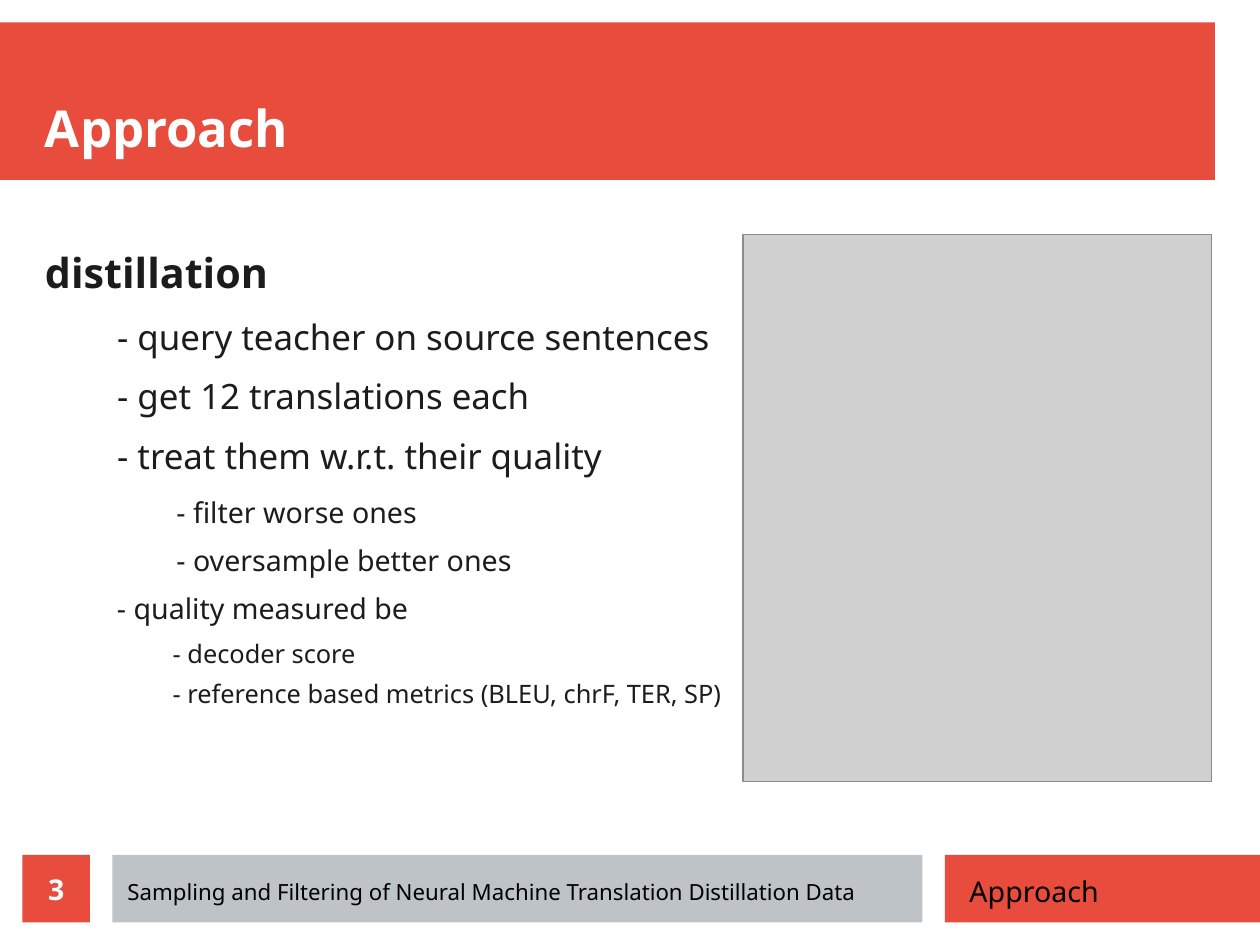
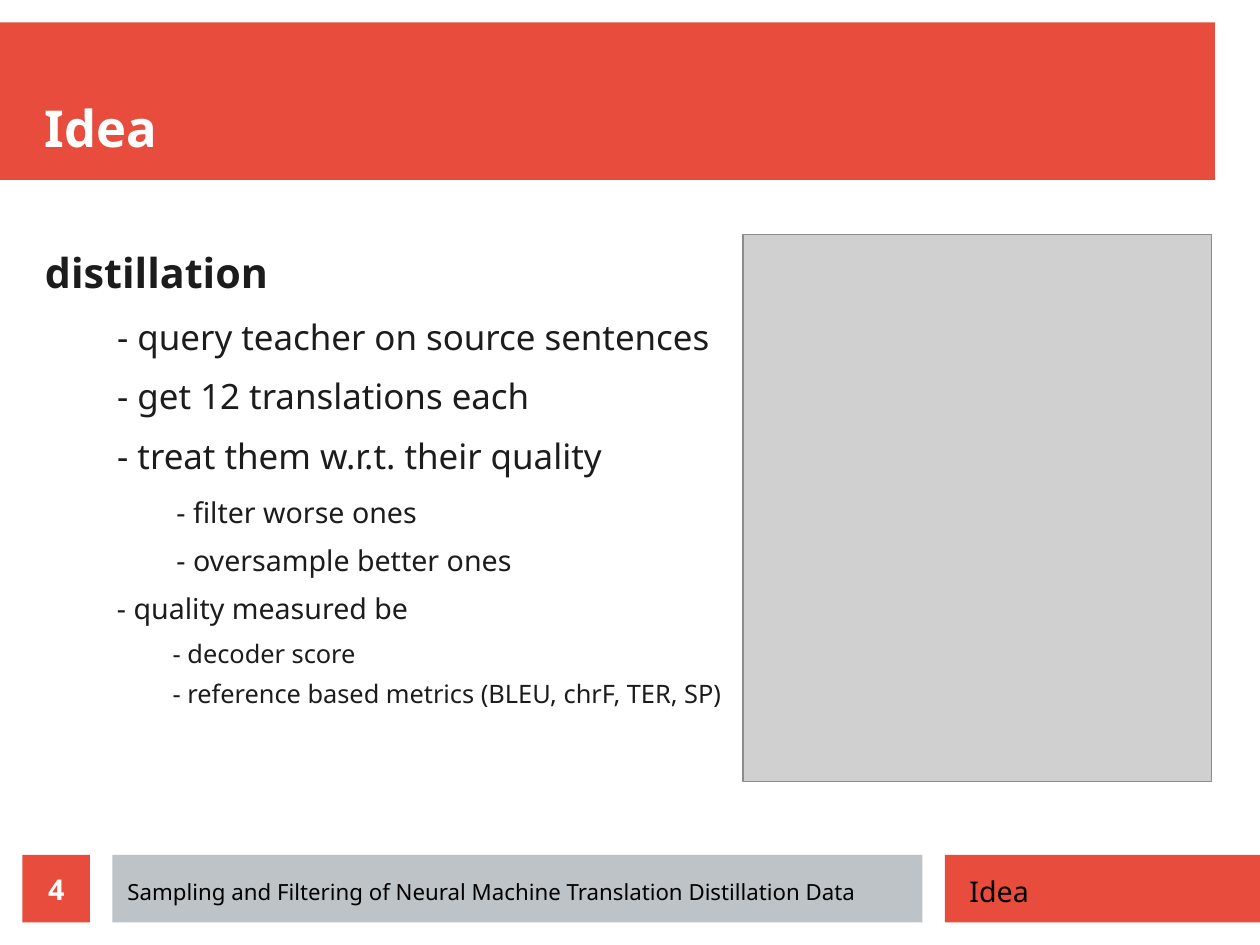
Before and after one commit to zouharvi/reference-mt-distill, a slide deck: slide 4 of meta/final_presentation.odp (slide 3 before the commit). Drawn at 1260x945 pixels with LibreOffice and Linux fonts; fonts in the diff are those of the drawing; grey boxes stand for pictures. Boxes give left, top, right and bottom in pixels: in the first picture for what was removed or moved away, otherwise in the second. Text is boxed around its words. In the diff, an @@ line names an element or a change of style, - is before the commit and + after.

Commit message:
Final Presentation: Rename Approach -> Idea; Guide Line slide added

```diff
--- a/meta/final_presentation.odp
+++ b/meta/final_presentation.odp
@@ title at bbox=[45, 108, 158, 148]: text changed @@
-Approach
+Idea
@@ page number at bbox=[48, 879, 64, 900]: text changed @@
-3
+4
@@ text at bbox=[969, 880, 1028, 903]: text changed @@
-Approach
+Idea
```
Also in this commit, not shown: 1 slide added.
